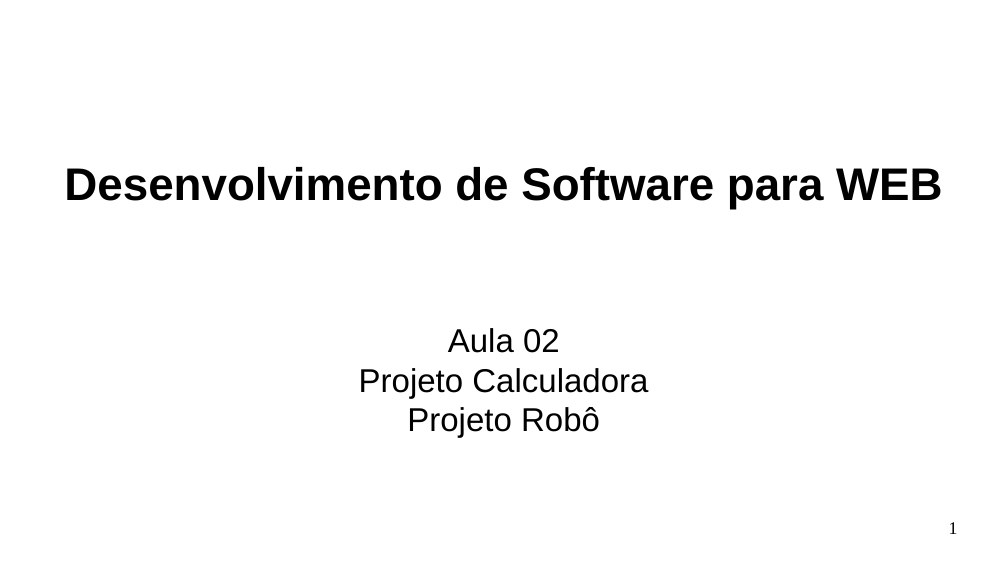
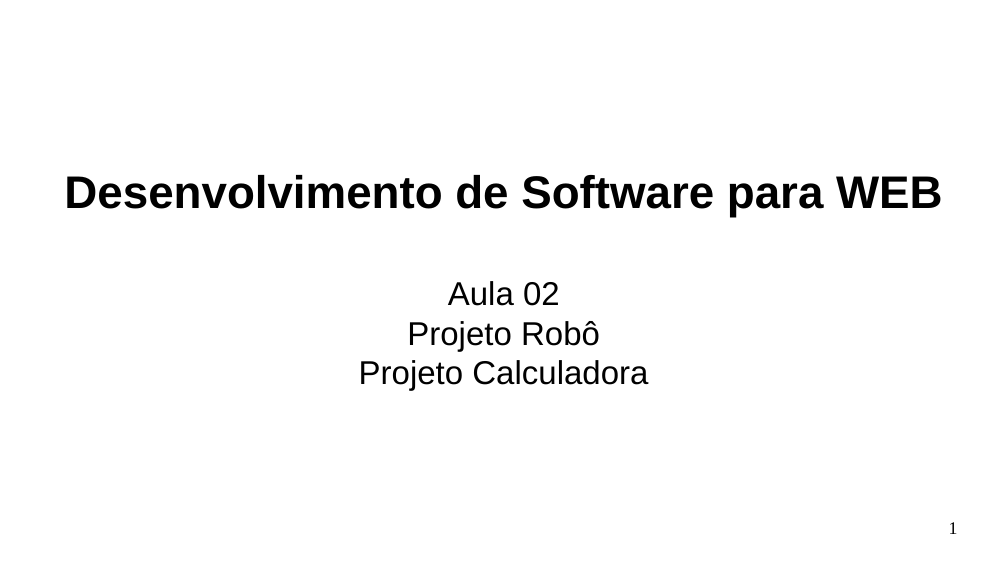
Before and after one commit to Marques-Dev/WEB_2020-1, a slide deck: slide 1 of SLIDES/aula02.odp. Drawn at 1008x567 pixels with LibreOffice and Linux fonts; fonts in the diff are those of the drawing. Boxes give left, top, right and bottom in pixels: in the first picture for what was removed or moved away, otherwise in the second. Text is boxed around its words. In the diff, an @@ line names an element or a change of style, - is before the commit and + after.

```diff
--- a/SLIDES/aula02.odp
+++ b/SLIDES/aula02.odp
@@ subtitle at box(407, 321, 600, 351): paragraph added @@
+Projeto Robô
@@ subtitle at box(407, 407, 600, 438): paragraph removed @@
-Projeto Robô
```
Also in this commit, not shown: 14 other slides changed, 1 slide added, 1 slide removed, 3 other files.
